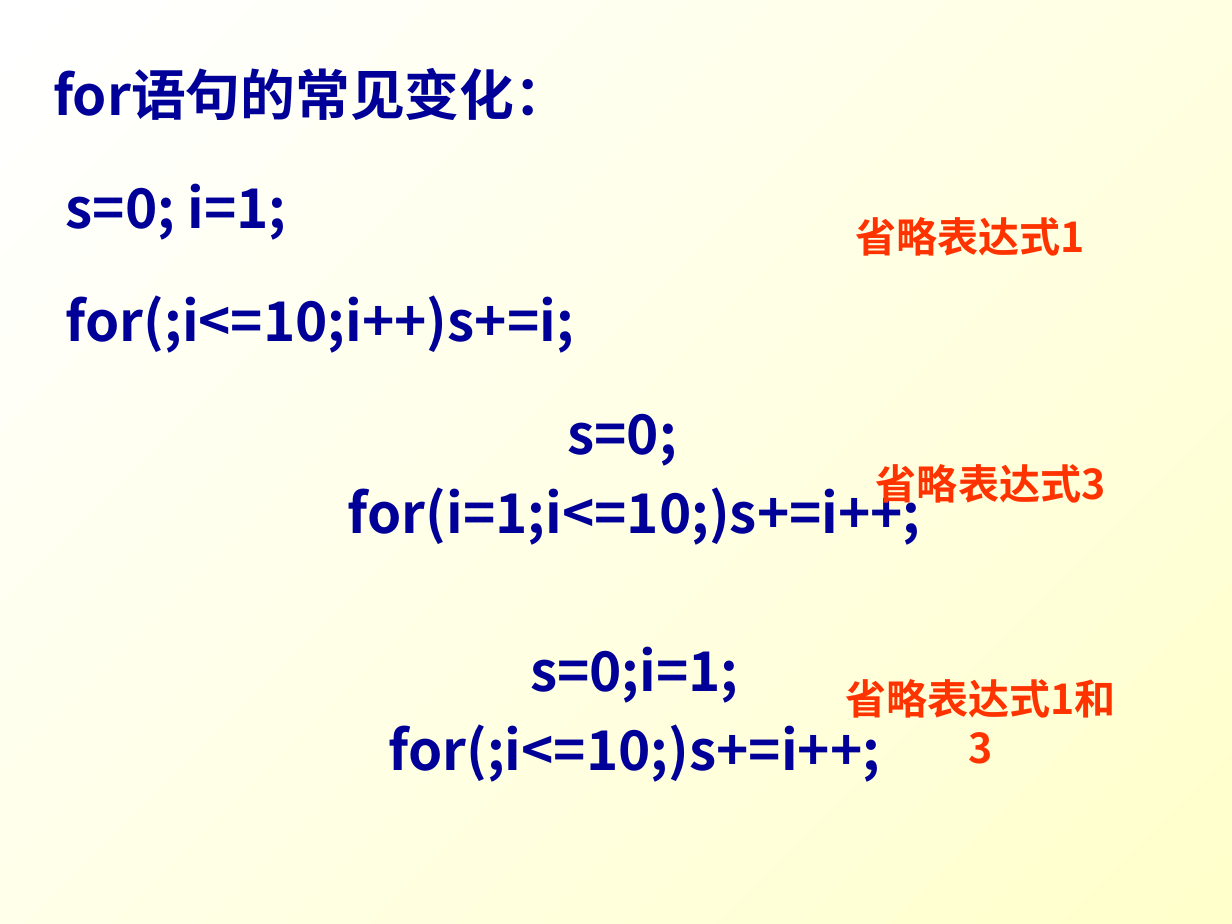
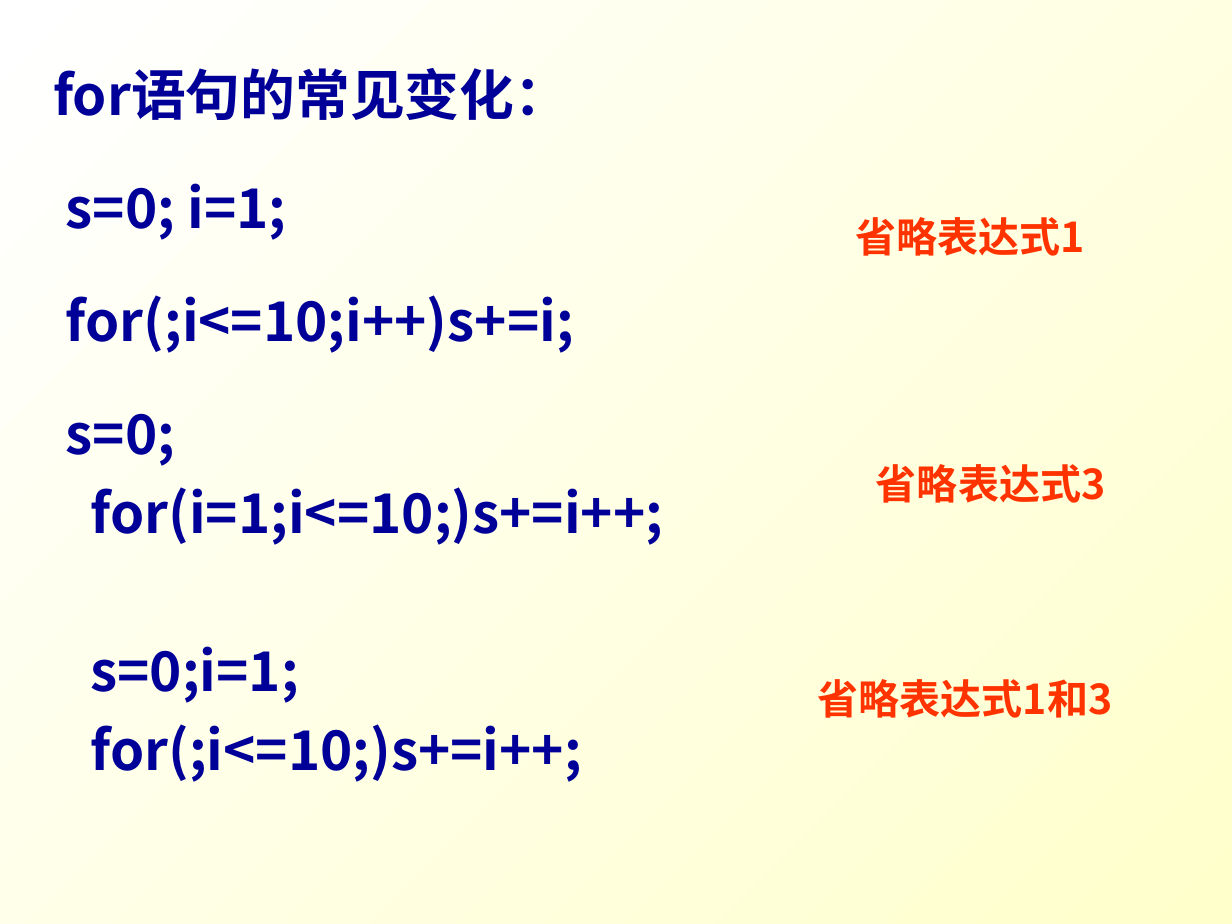
Before and after one commit to Changhe160/Changhe160.github.io, a slide deck: slide 30 of teachingRes/Cplusplus/unit02控制结构.ppt. Drawn at 1232x924 pixels with LibreOffice and Linux fonts; fonts in the diff are those of the drawing. Boxes give left, top, right and bottom in pixels: in the first picture for what was removed or moved away, otherwise in the second. Text is boxed around its words. In the diff, an @@ line names an element or a change of style, - is before the commit and + after.

```diff
--- a/teachingRes/Cplusplus/unit02控制结构.ppt
+++ b/teachingRes/Cplusplus/unit02控制结构.ppt
@@ text "for语句的常见变化：" at (x1=53, y1=68, x2=663, y2=782): alignment justified to left; alignment centre to left @@
@@ text "省略表达式1和3" rewrapped from (x1=845, y1=679, x2=1116, y2=718) to (x1=818, y1=679, x2=1113, y2=718) @@
```
Also in this commit, not shown: 7 other slides changed, 2 slides removed.
